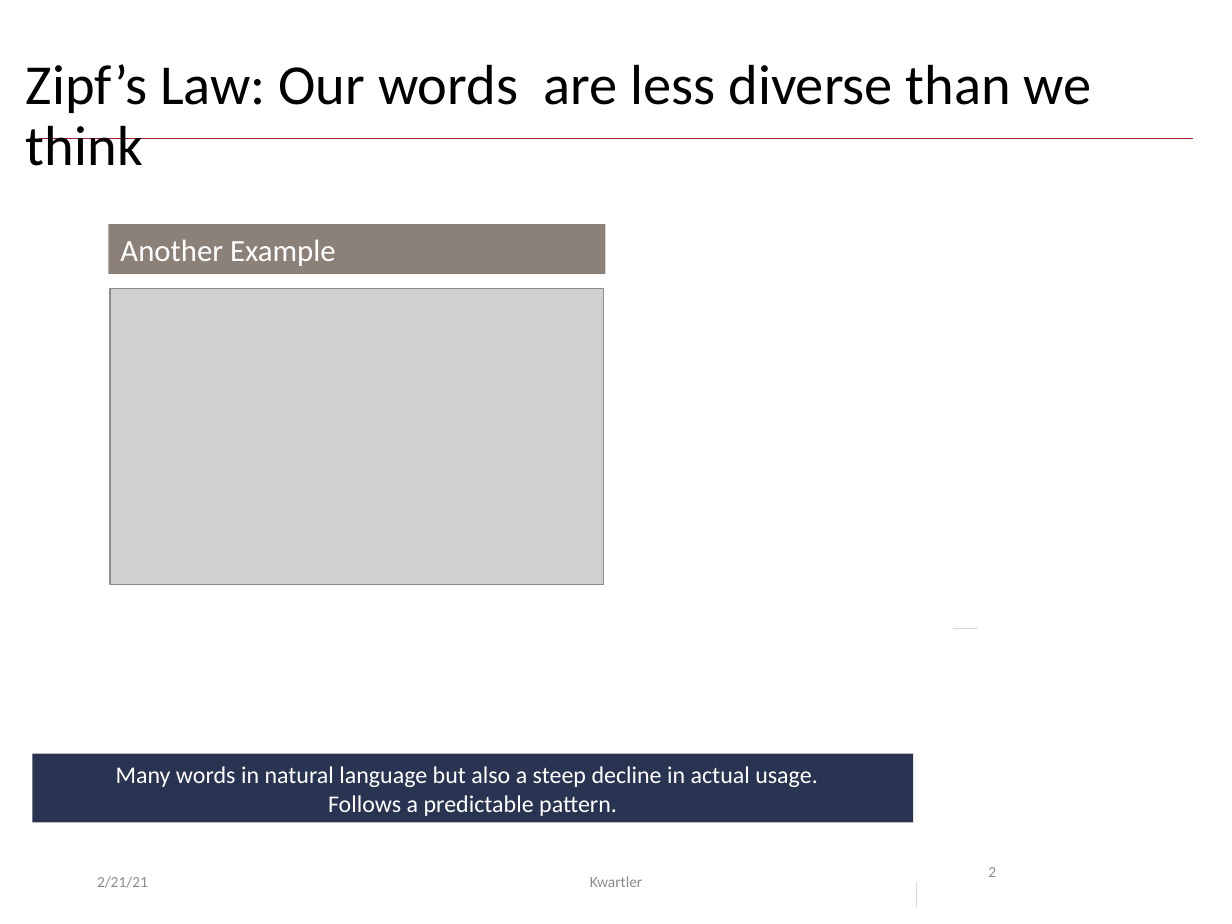
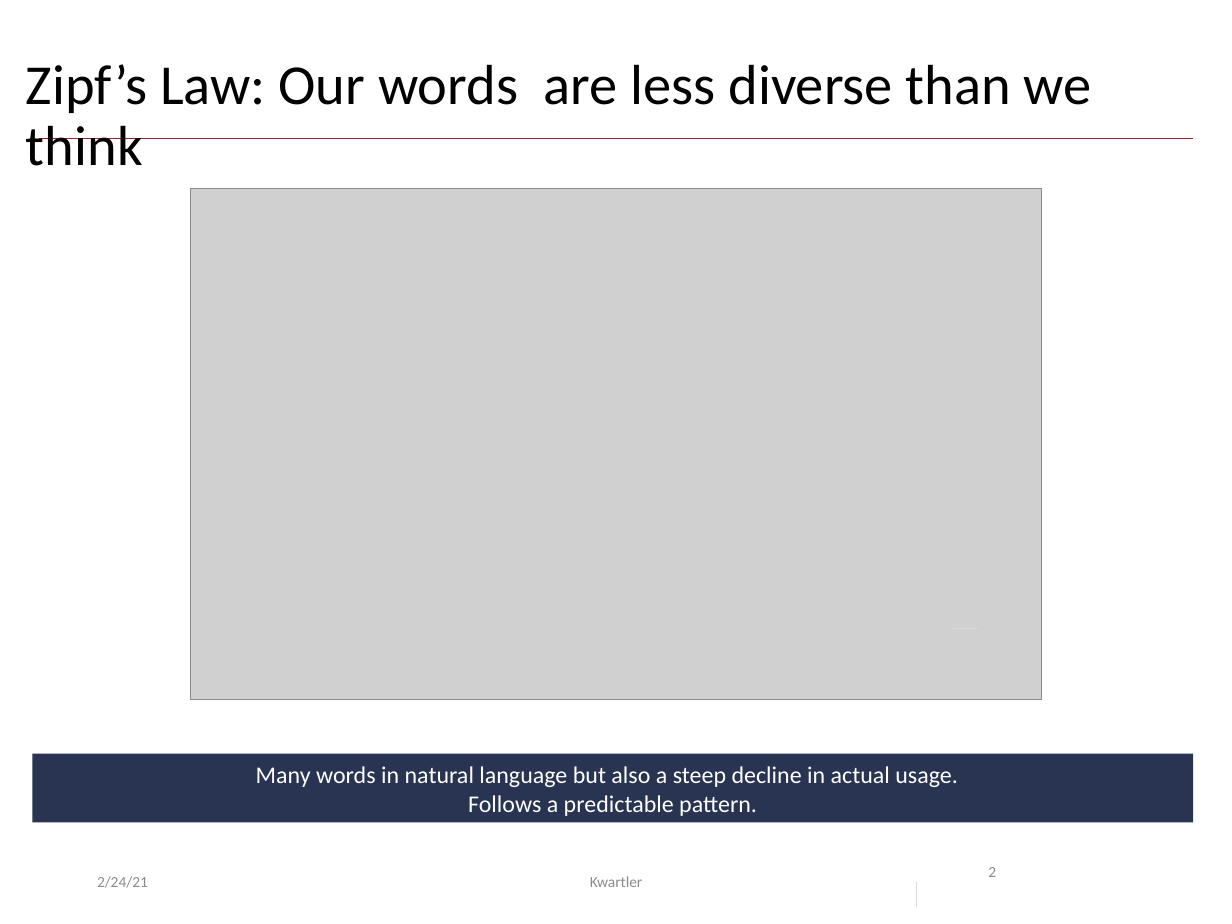
Before and after one commit to kwartler/Harvard_NLP_Student, a slide deck: slide 2 of lessons/E_Polarization_Sentiment/polarity.pptx. Drawn at 1232x924 pixels with LibreOffice and Linux fonts; fonts in the diff are those of the drawing; grey boxes stand for pictures; background and template pictures are left out. Boxes give left, top, right and bottom in pixels: in the first picture for what was removed or moved away, otherwise in the second. Text is boxed around its words. In the diff, an @@ line names an element or a change of style, - is before the commit and + after.

```diff
--- a/lessons/E_Polarization_Sentiment/polarity.pptx
+++ b/lessons/E_Polarization_Sentiment/polarity.pptx
@@ picture: place and size @@
-picture at bbox=[110, 288, 604, 585]
+picture at bbox=[191, 188, 1042, 700]
@@ rectangle removed at bbox=[108, 224, 605, 274] @@
-Another Example
@@ rectangle "Many words in natural language ...": place and size @@
-rectangle "Many words in natural language ..." at bbox=[32, 754, 913, 823]
+rectangle "Many words in natural language ..." at bbox=[32, 754, 1193, 823]
@@ text at bbox=[97, 876, 148, 888]: text changed @@
-2/21/21
+2/24/21
```
Also in this commit, not shown: 13 other slides changed, 1 slide added, 5 other files.
